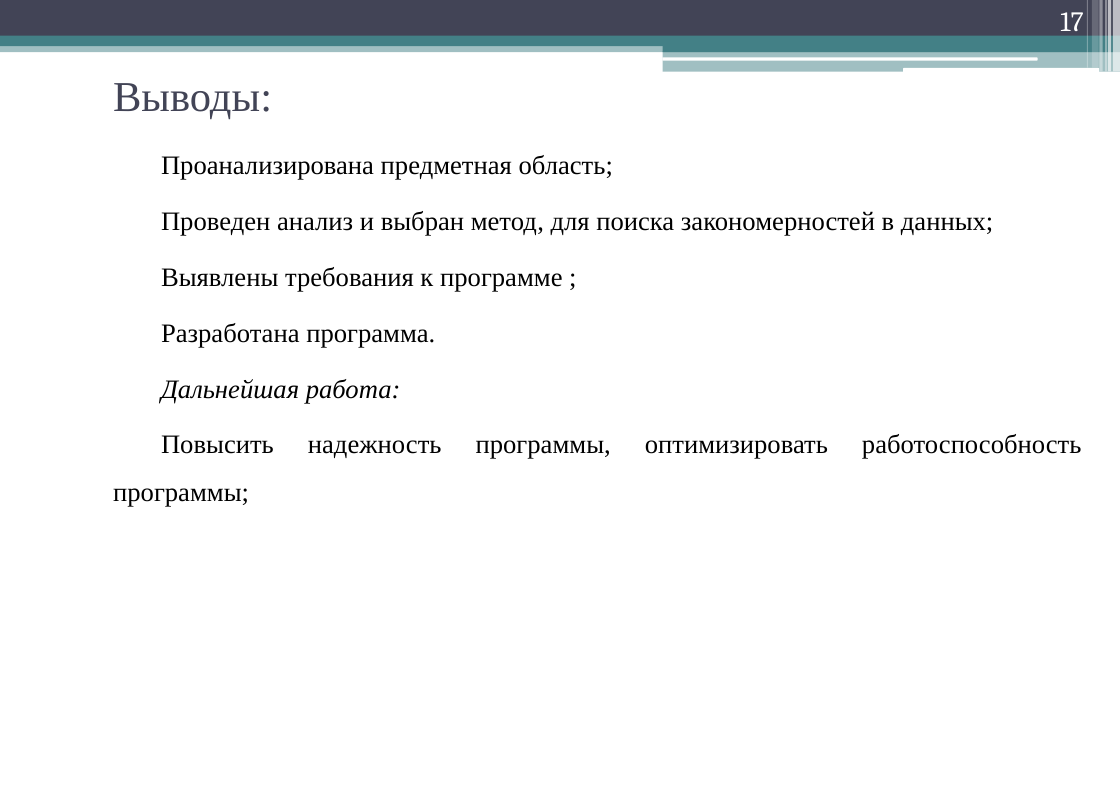
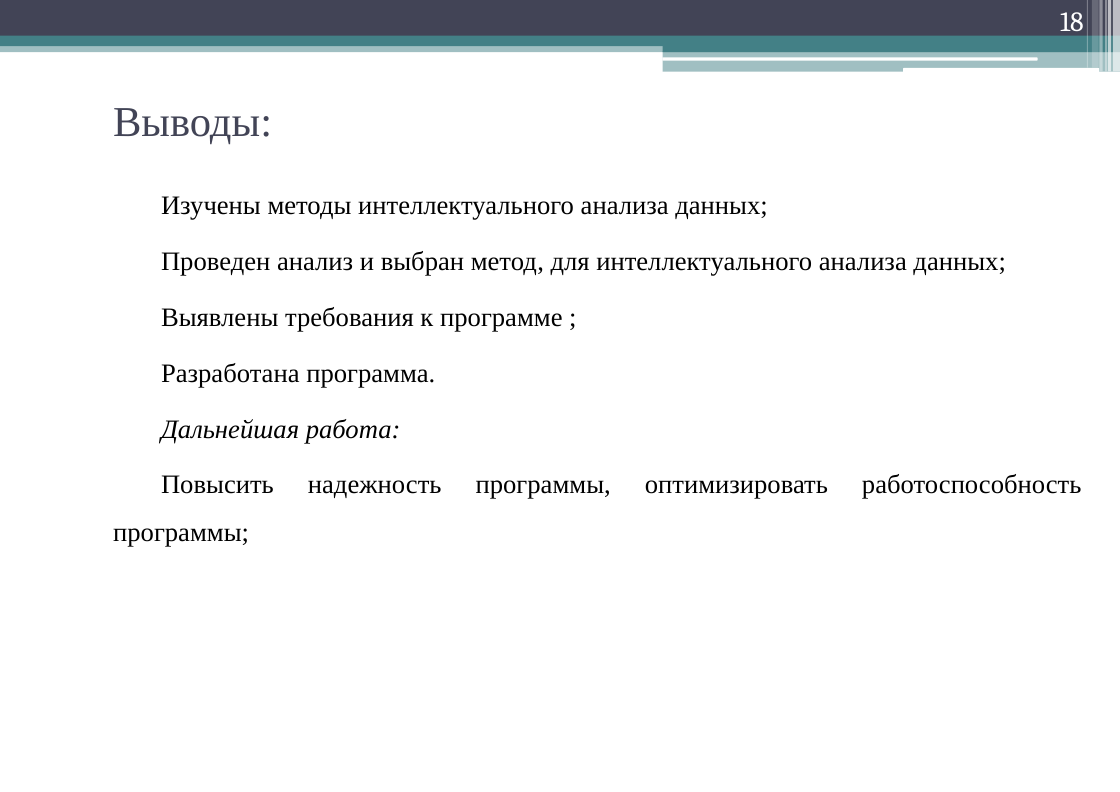
Before and after one commit to geper/DOC_decision_trees, a slide deck: slide 18 of Prezent.pptx (slide 17 before the commit). Drawn at 1120x792 pixels with LibreOffice and Linux fonts; fonts in the diff are those of the drawing. Boxes give left, top, right and bottom in pixels: in the first picture for what was removed or moved away, otherwise in the second. Text is boxed around its words. In the diff, an @@ line names an element or a change of style, - is before the commit and + after.

```diff
--- a/Prezent.pptx
+++ b/Prezent.pptx
@@ page number at <box>1060,12,1084,37</box>: text changed @@
-17
+18
@@ title "Выводы:": place and size @@
-title "Выводы:" at <box>113,83,272,119</box>
+title "Выводы:" at <box>113,108,272,145</box>
@@ text at <box>161,196,1005,276</box>: text changed @@
-Проанализирована предметная область;
-Проведен анализ и выбран метод, для поиска закономерностей в данных;
+Изучены методы интеллектуального анализа данных;
+Проведен анализ и выбран метод, для интеллектуального анализа данных;
```
Also in this commit, not shown: 12 other slides changed, 1 slide added, 3 other files.
